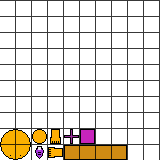
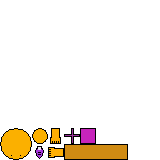
Comparing the layer stacks of the two w=160, h=160 images. Changes:
hid group "Grid" (20 layers) over [0, 0, 160, 160]
painted on "Слой 15" over [64, 144, 128, 160]
painted on "Слой 14 kопировать" over [96, 128, 112, 144]
painted on "Слой 14" over [80, 128, 96, 144]
painted on "Слой 7" over [64, 128, 80, 144]
renamed "Слой 3 копия 2" to "Слой 17", moved it above "Слой 16", painted on it over [32, 128, 48, 144]
renamed "Слой 6" to "Слой 16", painted on it over [0, 128, 32, 160]
renamed "Слой 1 копия kопировать" to "Слой 1 копия kопировать 2", painted on it over [62, 147, 64, 158]
painted on "Слой 1 копия" over [51, 128, 60, 130]
